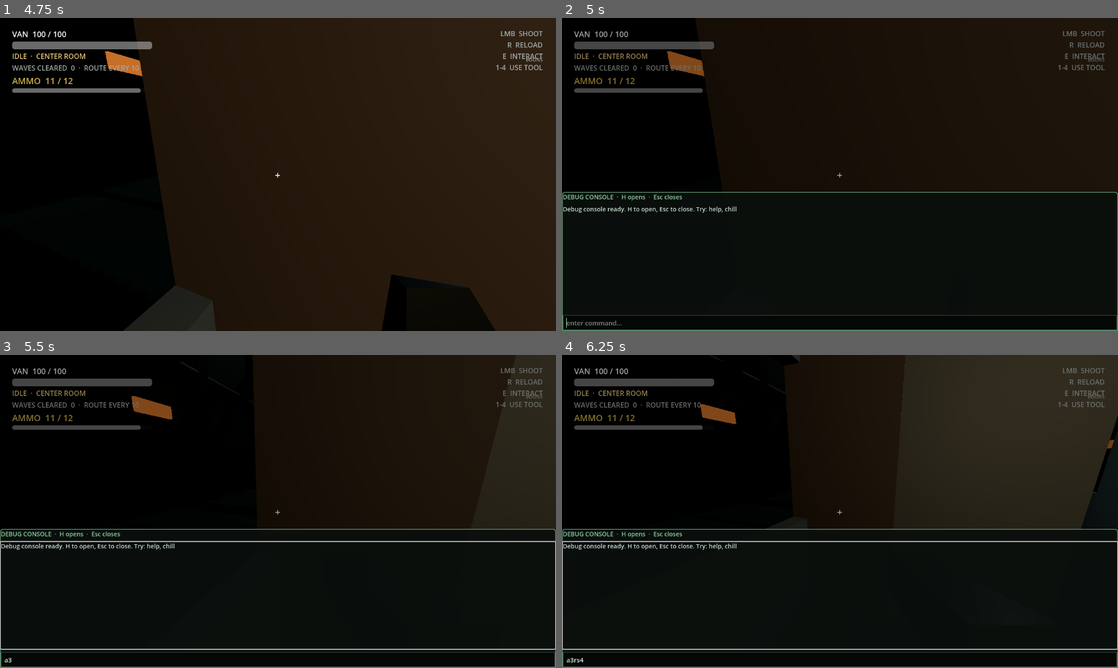
Above: before the commit, frames 1-4 (two rows, left to right).
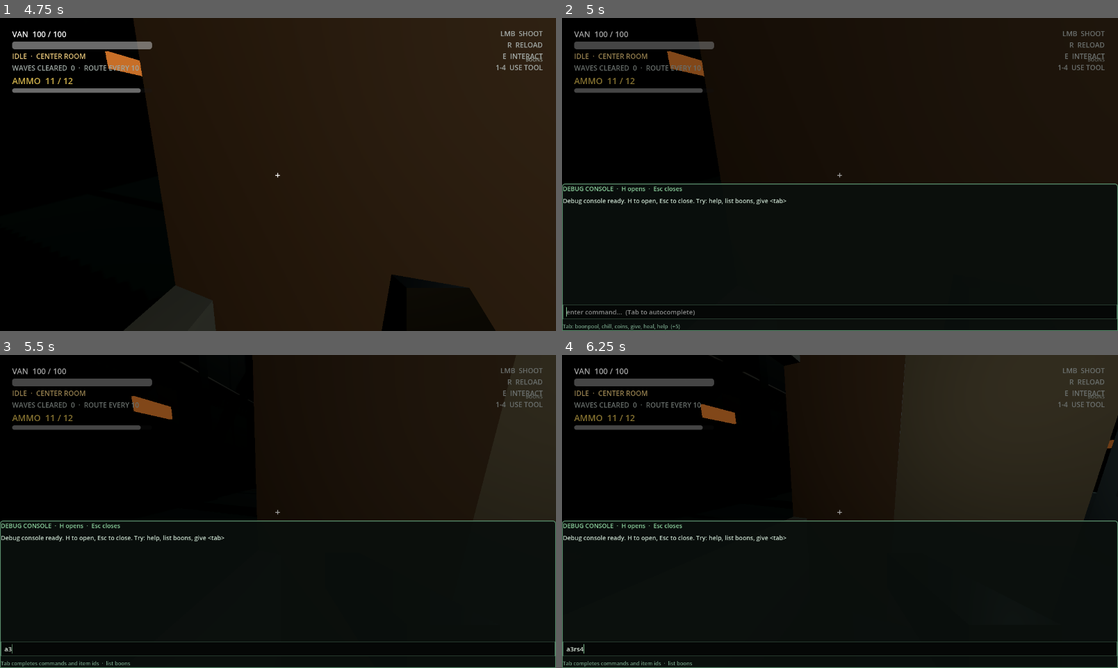
Above: after the commit, the same moments.

Repository: SebastianFreitas/van-gunner
Game: Godot game, scene res://scenes/boot/boot.tscn
Two runs of this game, one before a commit and one after it. Both use one fixed random seed, a clock stepped at 60 frames per second and the inputs below.
Inputs (mouse positions are in pixels of both pictures, inside the frame that each line leads up to):
- Up to frame 1 (4.75 s): tap Enter at 0.5, 3.5 s; move the mouse to (400, 158) at 0.52 s; hold D (move_right) 0.53-1.25 s; tap Tab at 0.6, 2.3, 3.05, 3.8, 4.55 s; click "SLOT 1 · NEW RUN" at 1.25 s; tap Space at 2, 4.25 s; move the mouse to (250, 174) at 2.02 s; hold W (move_forward) from 2.03 s (still down); tap E (interact) at 2.1 s; move the mouse to (289, 168) at 2.77 s; press the mouse at (289, 168) at 2.78 s; move the mouse to (272, 180) at 3.52 s; release the mouse at (272, 180) at 3.53 s; tap 1 (use_slot_1) at 3.6 s; move the mouse to (316, 177) at 4.27 s; hold 2 (use_slot_2) from 4.28 s (still down)
- Up to frame 2 (5 s): keep holding W (move_forward); keep holding 2 (use_slot_2); tap H (debug_console) at 4.9 s
- Up to frame 3 (5.5 s): move the mouse to (111, 464) at 5.02 s; release W (move_forward) at 5.03 s; release 2 (use_slot_2) at 5.03 s; hold A (move_left) from 5.03 s (still down); tap 3 (use_slot_3) at 5.1 s; tap Tab at 5.3 s
- Up to frame 4 (6.25 s): tap R (reload) at 5.65 s; move the mouse to (867, 511) at 5.77 s; release A (move_left) at 5.78 s; hold S (move_back) from 5.78 s (still down); hold 4 (use_slot_4) from 5.78 s (still down); tap Tab at 6.05 s

Frame 1 is identical in both runs. In frame 2, 2.8% of the frame differs, in the area x 0-100%, y 52-100%; in frame 3, 3.8%; in frame 4, 4.0%.

Commit message:
Add debug console tab completion and list commands for browsing items and boons.
Also sync missing Godot UID files for the boon behavior scripts.

Co-authored-by: Cursor <cursoragent@cursor.com>

Diff:
--- a/scenes/ui/debug_console.tscn
+++ b/scenes/ui/debug_console.tscn
@@ -87,7 +87,13 @@
 theme_override_colors/font_color = Color(0.9, 0.95, 0.9, 1)
 theme_override_colors/caret_color = Color(0.55, 0.82, 0.62, 1)
 theme_override_font_sizes/font_size = 15
-placeholder_text = "enter command..."
-clear_on_submit = false
+placeholder_text = "enter command...  (Tab to autocomplete)"
+
+[node name="Suggestion" type="Label" parent="Panel/Layout"]
+unique_name_in_owner = true
+layout_mode = 2
+theme_override_colors/font_color = Color(0.45, 0.62, 0.52, 1)
+theme_override_font_sizes/font_size = 12
+text = "Tab completes commands and item ids  ·  list boons"
 
 [connection signal="text_submitted" from="Panel/Layout/InputLine" to="." method="_on_input_submitted"]
--- a/scripts/debug/debug_commands.gd
+++ b/scripts/debug/debug_commands.gd
@@ -11,6 +11,49 @@
 	if not DebugConfig.ENABLED:
 		return
 	_register_commands()
+
+
+func get_completion_context(text: String, caret_col: int) -> Dictionary:
+	var safe_caret := clampi(caret_col, 0, text.length())
+	var before := text.substr(0, safe_caret)
+	var token_start := before.rfind(" ") + 1
+	if token_start < 0:
+		token_start = 0
+	var partial := before.substr(token_start)
+	var parts := before.strip_edges(false).split(" ", false)
+	var matches: Array[String] = []
+
+	if parts.is_empty() or (parts.size() == 1 and not before.ends_with(" ")):
+		matches = _filter_prefix(_command_names(), partial)
+	elif parts.size() == 1 and before.ends_with(" "):
+		match parts[0]:
+			"give", "spawn":
+				matches = _filter_prefix(ItemRegistry.list_ids(), "")
+			"boonpool":
+				matches = _filter_prefix(_boon_pool_names(), "")
+			"summon":
+				matches = _filter_prefix(["enemy"], "")
+			"list":
+				matches = _filter_prefix(["boons", "items", "commands"], "")
+			_:
+				matches = []
+	elif parts[0] == "give" or parts[0] == "spawn":
+		matches = _filter_prefix(ItemRegistry.list_ids(), partial)
+	elif parts[0] == "boonpool":
+		matches = _filter_prefix(_boon_pool_names(), partial)
+	elif parts[0] == "summon":
+		matches = _filter_prefix(["enemy"], partial)
+	elif parts[0] == "list":
+		matches = _filter_prefix(["boons", "items", "commands"], partial)
+	else:
+		matches = []
+
+	return {
+		"token_start": token_start,
+		"partial": partial,
+		"matches": matches,
+		"add_space": _should_add_space_after(parts, before.ends_with(" ")),
+	}
 
 
 func run(line: String) -> String:
@@ -39,6 +82,7 @@
 		"heal": _cmd_heal,
 		"phase": _cmd_phase,
 		"boonpool": _cmd_boonpool,
+		"list": _cmd_list,
 	}
 
 
@@ -57,7 +101,10 @@
 		+ "  coins <n>      add coins\n"
 		+ "  heal [amount]  heal the van\n"
 		+ "  boonpool <pool> roll a boon from general/fire/poison/cold/physical\n"
-		+ "  phase          print current run phase"
+		+ "  list boons [q]  browse boon ids (optional filter)\n"
+		+ "  list items [q]  browse all item ids\n"
+		+ "  phase          print current run phase\n"
+		+ "  Tab            autocomplete command or item id"
 	) % ", ".join(names)
 
 
@@ -153,6 +200,28 @@
 	return "Rolled %s from %s pool." % [item.display_name, pool_name]
 
 
+func _cmd_list(args: Array) -> String:
+	if args.is_empty():
+		return "Usage: list boons|items|commands [filter]"
+	var kind: String = str(args[0]).to_lower()
+	var filter_text := " ".join(args.slice(1))
+	match kind:
+		"commands":
+			var lines: PackedStringArray = PackedStringArray()
+			lines.append(_cmd_help([]))
+			return "\n".join(lines)
+		"boons":
+			return _format_item_list(
+				ItemRegistry.list_entries(ItemDefinition.ItemKind.BOON, filter_text),
+				"boons",
+				filter_text
+			)
+		"items":
+			return _format_item_list(ItemRegistry.list_entries(-1, filter_text), "items", filter_text)
+		_:
+			return "Unknown list target: %s  (try boons, items, commands)" % kind
+
+
 func _cmd_phase(_args: Array) -> String:
 	var phase_name: String = GameSession.RunPhase.keys()[GameSession.phase]
 	return (
@@ -171,3 +240,50 @@
 
 func _find_encounter_director() -> EncounterDirector:
 	return get_tree().get_first_node_in_group(&"encounter_director") as EncounterDirector
+
+
+func _command_names() -> Array[String]:
+	var names: Array[String] = []
+	for key in _commands.keys():
+		names.append(String(key))
+	names.sort()
+	return names
+
+
+func _boon_pool_names() -> Array[String]:
+	return ["general", "fire", "poison", "cold", "physical"]
+
+
+func _filter_prefix(options: Array, partial: String) -> Array[String]:
+	var needle := partial.to_lower()
+	var matches: Array[String] = []
+	for option in options:
+		var value := String(option)
+		if needle.is_empty() or value.to_lower().begins_with(needle):
+			matches.append(value)
+	return matches
+
+
+func _should_add_space_after(parts: Array, _ends_with_space: bool) -> bool:
+	if parts.is_empty():
+		return true
+	if parts.size() == 1:
+		return true
+	if parts[0] == "list" and parts.size() == 2:
+		return true
+	return false
+
+
+func _format_item_list(entries: Array[Dictionary], label: String, filter_text: String) -> String:
+	if entries.is_empty():
+		if filter_text.is_empty():
+			return "No %s found." % label
+		return "No %s match '%s'." % [label, filter_text]
+	var lines: PackedStringArray = PackedStringArray()
+	var header := "%d %s" % [entries.size(), label]
+	if not filter_text.is_empty():
+		header += " matching '%s'" % filter_text
+	lines.append(header + ":")
+	for entry in entries:
+		lines.append("  %s  —  %s" % [entry.id, entry.name])
+	return "\n".join(lines)
--- a/scripts/items/item_registry.gd
+++ b/scripts/items/item_registry.gd
@@ -15,3 +15,48 @@
 		if ResourceLoader.exists(path):
 			return load(path) as ItemDefinition
 	return null
+
+
+static func list_ids() -> Array[String]:
+	var ids: Array[String] = []
+	var seen: Dictionary = {}
+	for dir_path in _SEARCH_DIRS:
+		var dir := DirAccess.open(dir_path)
+		if not dir:
+			continue
+		dir.list_dir_begin()
+		var file_name := dir.get_next()
+		while file_name != "":
+			if not dir.current_is_dir() and file_name.ends_with(".tres"):
+				var item_id := file_name.get_basename()
+				if not seen.has(item_id):
+					seen[item_id] = true
+					ids.append(item_id)
+			file_name = dir.get_next()
+	ids.sort()
+	return ids
+
+
+static func list_entries(kind_filter: int = -1, name_filter: String = "") -> Array[Dictionary]:
+	var needle := name_filter.strip_edges().to_lower()
+	var entries: Array[Dictionary] = []
+	for item_id in list_ids():
+		var item := load_by_id(item_id)
+		if not item:
+			continue
+		if kind_filter >= 0 and item.kind != kind_filter:
+			continue
+		if not needle.is_empty():
+			var id_text := String(item_id).to_lower()
+			var display := item.display_name.to_lower()
+			if not id_text.contains(needle) and not display.contains(needle):
+				continue
+		entries.append({
+			"id": String(item_id),
+			"name": item.display_name,
+			"kind": ItemDefinition.ItemKind.keys()[item.kind],
+		})
+	entries.sort_custom(func(a: Dictionary, b: Dictionary) -> bool:
+		return String(a.id) < String(b.id)
+	)
+	return entries
--- a/scripts/ui/debug_console.gd
+++ b/scripts/ui/debug_console.gd
@@ -11,10 +11,13 @@
 
 @onready var output: RichTextLabel = %Output
 @onready var input_line: LineEdit = %InputLine
+@onready var suggestion: Label = %Suggestion
 
 var _lines: PackedStringArray = PackedStringArray()
 var _history: PackedStringArray = PackedStringArray()
 var _history_index := -1
+var _completion_index := -1
+var _completion_key := ""
 
 
 func _ready() -> void:
@@ -23,7 +26,8 @@
 		return
 	_apply_closed_state()
 	set_process(true)
-	_log("Debug console ready. H to open, Esc to close. Try: help, chill")
+	input_line.text_changed.connect(_on_input_text_changed)
+	_log("Debug console ready. H to open, Esc to close. Try: help, list boons, give <tab>")
 
 
 func _process(_delta: float) -> void:
@@ -47,6 +51,10 @@
 		get_viewport().set_input_as_handled()
 		return
 	if event is InputEventKey and event.pressed and not event.echo:
+		if event.keycode == KEY_TAB:
+			_apply_tab_completion(event.shift_pressed)
+			get_viewport().set_input_as_handled()
+			return
 		if event.keycode == KEY_UP:
 			_recall_history(-1)
 			get_viewport().set_input_as_handled()
@@ -62,6 +70,7 @@
 	mouse_filter = MOUSE_FILTER_STOP
 	input_line.text = ""
 	input_line.grab_focus()
+	_update_suggestion()
 	opened.emit()
 
 
@@ -97,6 +106,7 @@
 	if not result.is_empty():
 		_log(result)
 	input_line.grab_focus()
+	_update_suggestion()
 
 
 func _log(text: String) -> void:
@@ -123,3 +133,87 @@
 	else:
 		input_line.text = _history[_history_index]
 		input_line.caret_column = input_line.text.length()
+	_update_suggestion()
+
+
+func _on_input_text_changed(_new_text: String) -> void:
+	_completion_index = -1
+	_completion_key = ""
+	_update_suggestion()
+
+
+func _apply_tab_completion(reverse: bool) -> void:
+	var text := input_line.text
+	var caret := input_line.caret_column
+	var ctx: Dictionary = DebugCommands.get_completion_context(text, caret)
+	var matches: Array = ctx.get("matches", [])
+	if matches.is_empty():
+		_update_suggestion()
+		return
+
+	var token_start: int = ctx.token_start
+	var partial: String = ctx.partial
+	var key := "%d|%s" % [token_start, partial]
+	if key != _completion_key:
+		_completion_key = key
+		_completion_index = -1
+
+	var completion := _next_completion(matches, partial, reverse)
+	var new_text := text.substr(0, token_start) + completion
+	var suffix := text.substr(caret)
+	if ctx.get("add_space", false):
+		new_text += " "
+	input_line.text = new_text + suffix
+	input_line.caret_column = new_text.length()
+	_update_suggestion()
+
+
+func _next_completion(matches: Array, partial: String, reverse: bool) -> String:
+	if matches.size() == 1:
+		return String(matches[0])
+
+	if _completion_index < 0:
+		var shared := _common_prefix(matches)
+		if shared.length() > partial.length():
+			return shared
+		_completion_index = 0 if not reverse else matches.size() - 1
+		return String(matches[_completion_index])
+
+	if reverse:
+		_completion_index = (_completion_index - 1 + matches.size()) % matches.size()
+	else:
+		_completion_index = (_completion_index + 1) % matches.size()
+	return String(matches[_completion_index])
+
+
+func _common_prefix(options: Array) -> String:
+	if options.is_empty():
+		return ""
+	var prefix := String(options[0])
+	for i in range(1, options.size()):
+		var option := String(options[i])
+		while not option.to_lower().begins_with(prefix.to_lower()) and prefix.length() > 0:
+			prefix = prefix.substr(0, prefix.length() - 1)
+	return prefix
+
+
+func _update_suggestion() -> void:
+	if not suggestion:
+		return
+	var ctx: Dictionary = DebugCommands.get_completion_context(
+		input_line.text,
+		input_line.caret_column
+	)
+	var matches: Array = ctx.get("matches", [])
+	if matches.is_empty():
+		suggestion.text = "Tab completes commands and item ids  ·  list boons"
+		return
+	var preview: PackedStringArray = PackedStringArray()
+	var limit := mini(matches.size(), 6)
+	for i in limit:
+		preview.append(String(matches[i]))
+	var extra := matches.size() - limit
+	var hint := "Tab: %s" % ", ".join(preview)
+	if extra > 0:
+		hint += "  (+%d)" % extra
+	suggestion.text = hint
Not shown, added: scripts/player/boon_behavior.gd.uid
Not shown, added: scripts/player/boon_behavior_context.gd.uid
Not shown, added: scripts/player/boon_behavior_handlers.gd.uid
Not shown, added: scripts/player/boon_behavior_registry.gd.uid
Not shown, added: scripts/player/boon_stat_handlers.gd.uid
